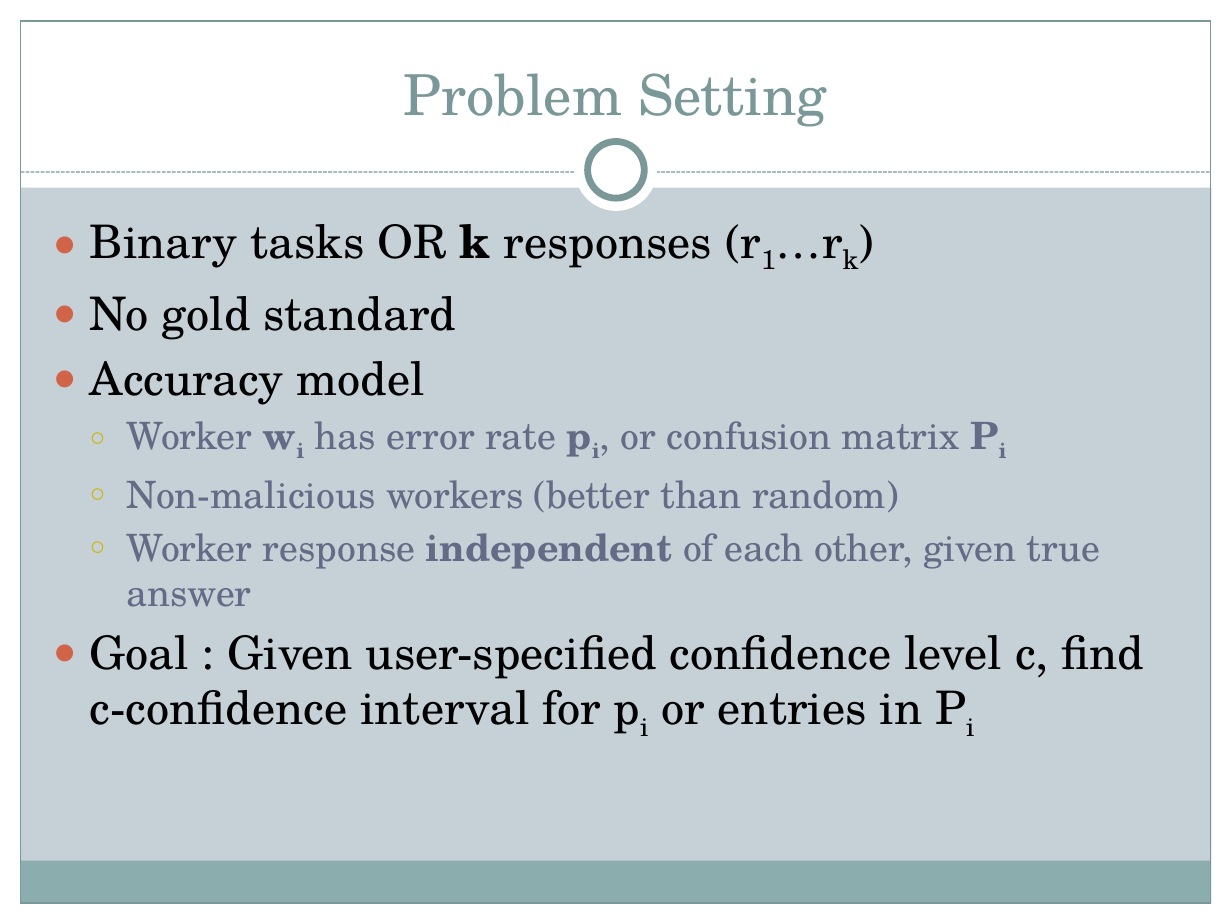
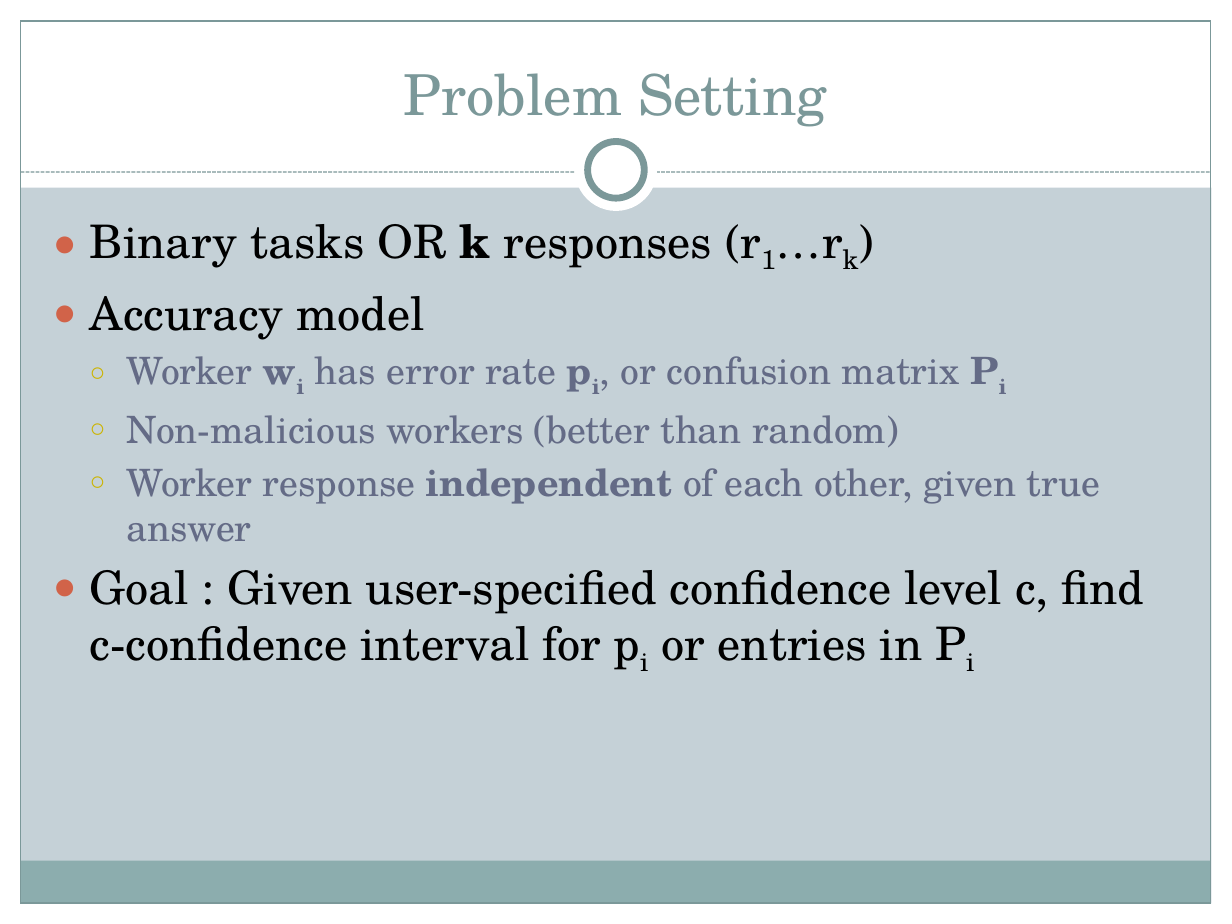
Before and after one commit to brahmaneya/WorkerEvaluationGeneral, a slide deck: slide 6 of Presentation/WorkerEval.pptx (slide 4 before the commit). Drawn at 1232x924 pixels with LibreOffice and Linux fonts; fonts in the diff are those of the drawing. Boxes give left, top, right and bottom in pixels: in the first picture for what was removed or moved away, otherwise in the second. Text is boxed around its words. In the diff, an @@ line names an element or a change of style, - is before the commit and + after.

```diff
--- a/Presentation/WorkerEval.pptx
+++ b/Presentation/WorkerEval.pptx
@@ text at (90, 296, 456, 340): paragraph removed @@
-● No gold standard
```
Also in this commit, not shown: 7 other slides changed, 9 slides added, 1 other file.
